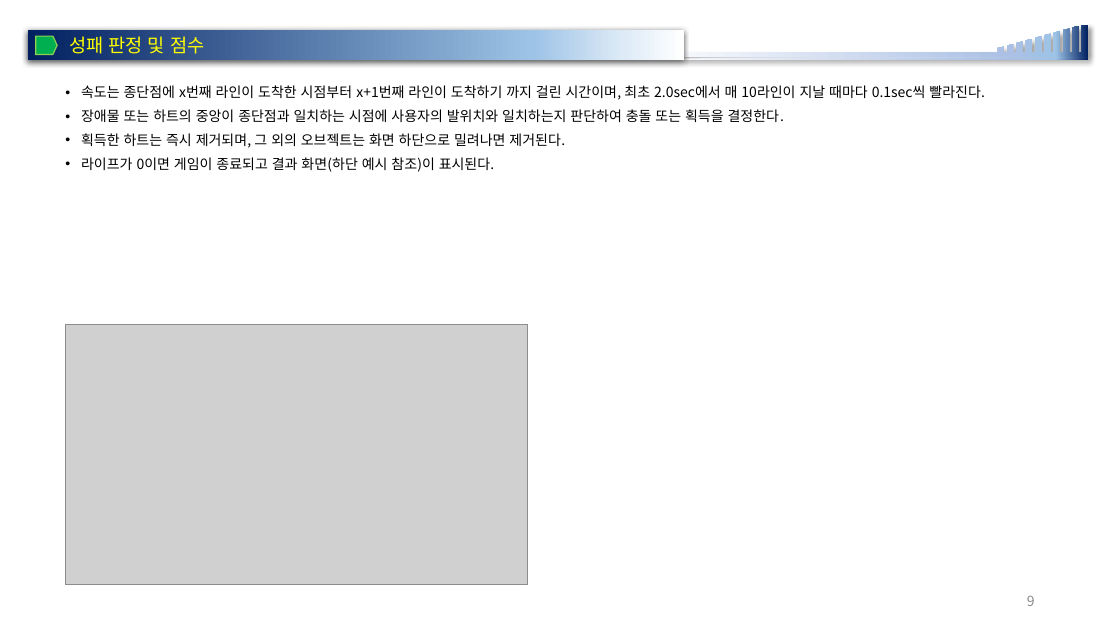
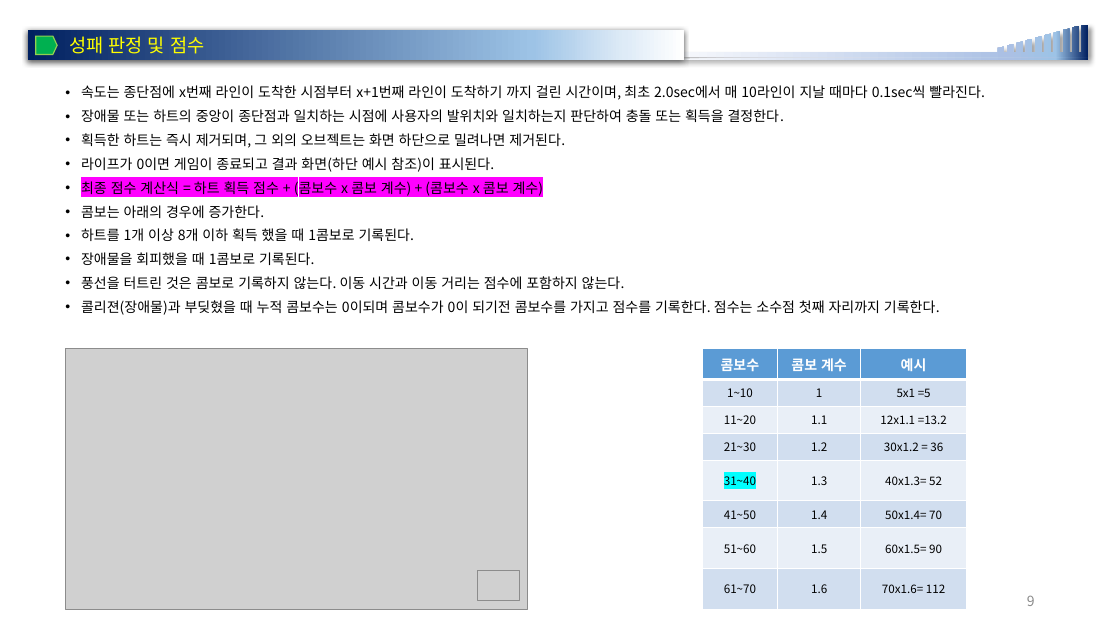
Before and after one commit to rheeeuro/joyrun, a slide deck: slide 9 of docs/[JoyFitness] 전시회용 미니 게임_JoyRun.pptx. Drawn at 1120x630 pixels with LibreOffice and Linux fonts; fonts in the diff are those of the drawing; grey boxes stand for pictures; background and template pictures are left out. Boxes give left, top, right and bottom in pixels: in the first picture for what was removed or moved away, otherwise in the second. Text is boxed around its words. In the diff, an @@ line names an element or a change of style, - is before the commit and + after.

```diff
--- a/docs/[JoyFitness] 전시회용 미니 게임_JoyRun.pptx
+++ b/docs/[JoyFitness] 전시회용 미니 게임_JoyRun.pptx
@@ text at (81, 179, 940, 315): paragraphs added @@
+• 최종 점수 계산식 = 하트 획득 점수 + (콤보수 x 콤보 계수) + (콤보수 x 콤보 계수)
+• 콤보는 아래의 경우에 증가한다.
+• 하트를 1개 이상 8개 이하 획득 했을 때 1콤보로 기록된다.
+• 장애물을 회피했을 때 1콤보로 기록된다.
+• 풍선을 터트린 것은 콤보로 기록하지 않는다. 이동 시간과 이동 거리는 점수에 포함하지 않는다.
+• 콜리젼(장애물)과 부딪혔을 때 누적 콤보수는 0이되며 콤보수가 0이 되기전 콤보수를 가지고 점수를 기록한다. 점수는 소수점 첫째 자리까지 기록한다.
@@ picture: place and size @@
-picture at (66, 324, 528, 585)
+picture at (66, 349, 528, 609)
@@ table added at (702, 349, 966, 609), 8 rows, 3 columns @@
+콤보수 | 콤보 계수 | 예시
+1~10 | 1 | 5x1 =5
+11~20 | 1.1 | 12x1.1 =13.2
+21~30 | 1.2 | 30x1.2 = 36
+31~40 | 1.3 | 40x1.3= 52
+41~50 | 1.4 | 50x1.4= 70
+51~60 | 1.5 | 60x1.5= 90
+61~70 | 1.6 | 70x1.6= 112
@@ picture added at (477, 571, 519, 601) @@
```
Also in this commit, not shown: 1 other slide changed, 1 slide added.
